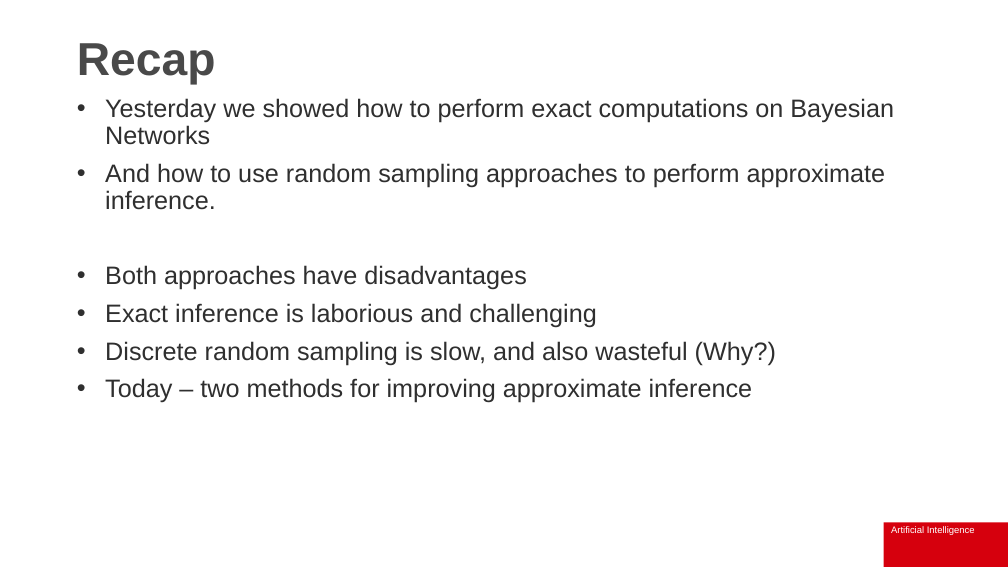
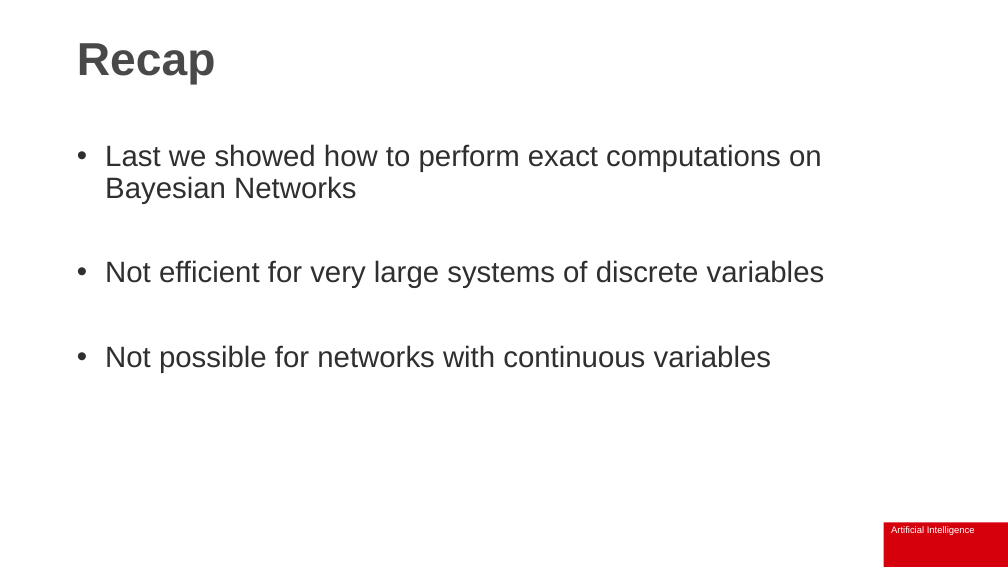
Before and after one commit to IainStyles/Knowledge-Engineering-2025, a slide deck: slide 5 of slides/ECS8052 Week 9 2025-11-17.pptx (slide 2 before the commit). Drawn at 1008x567 pixels with LibreOffice and Linux fonts; fonts in the diff are those of the drawing; background and template pictures are left out. Boxes give left, top, right and bottom in pixels: in the first picture for what was removed or moved away, otherwise in the second. Text is boxed around its words. In the diff, an @@ line names an element or a change of style, - is before the commit and + after.

```diff
--- a/slides/ECS8052 Week 9 2025-11-17.pptx
+++ b/slides/ECS8052 Week 9 2025-11-17.pptx
@@ text at (105, 144, 825, 373): text changed; size 24 to 28 pt @@
-• Yesterday we showed how to perform exact computations on Bayesian Networks
-• And how to use random sampling approaches to perform approximate inference.
-• Both approaches have disadvantages
-• Exact inference is laborious and challenging
-• Discrete random sampling is slow, and also wasteful (Why?)
-• Today – two methods for improving approximate inference
+• Last we showed how to perform exact computations on Bayesian Networks
+• Not efficient for very large systems of discrete variables
+• Not possible for networks with continuous variables
```
Also in this commit, not shown: 4 other slides changed, 8 slides added, 1 slide removed, 9 other files.
